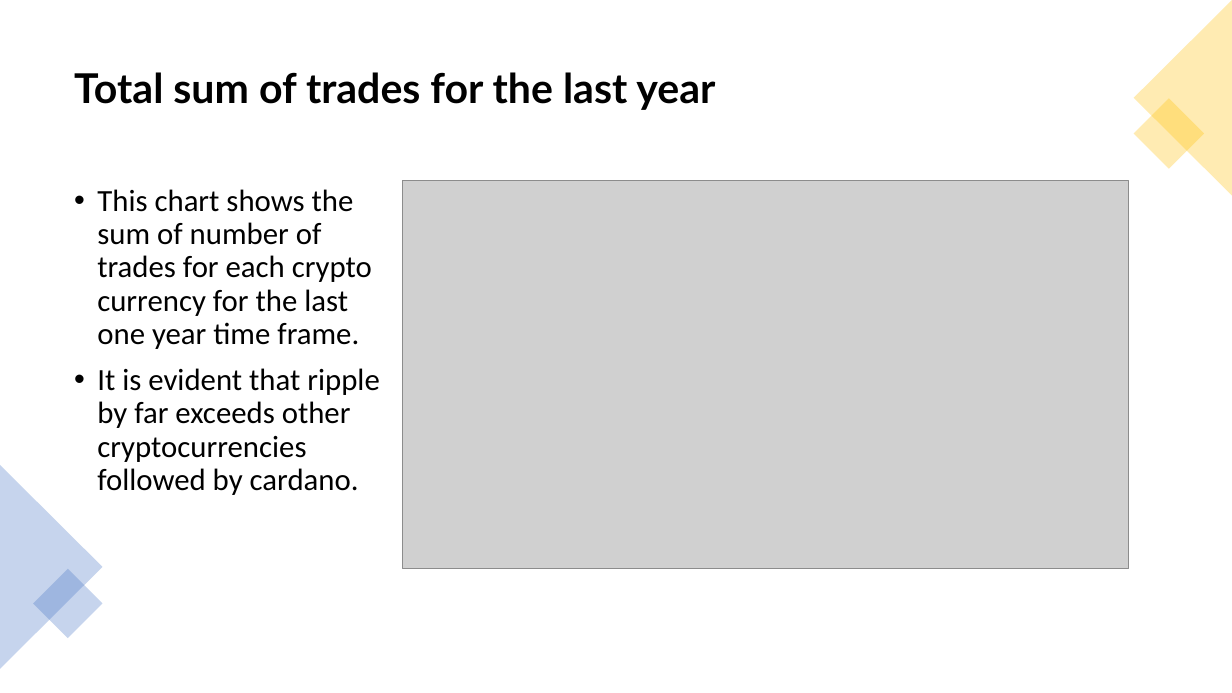
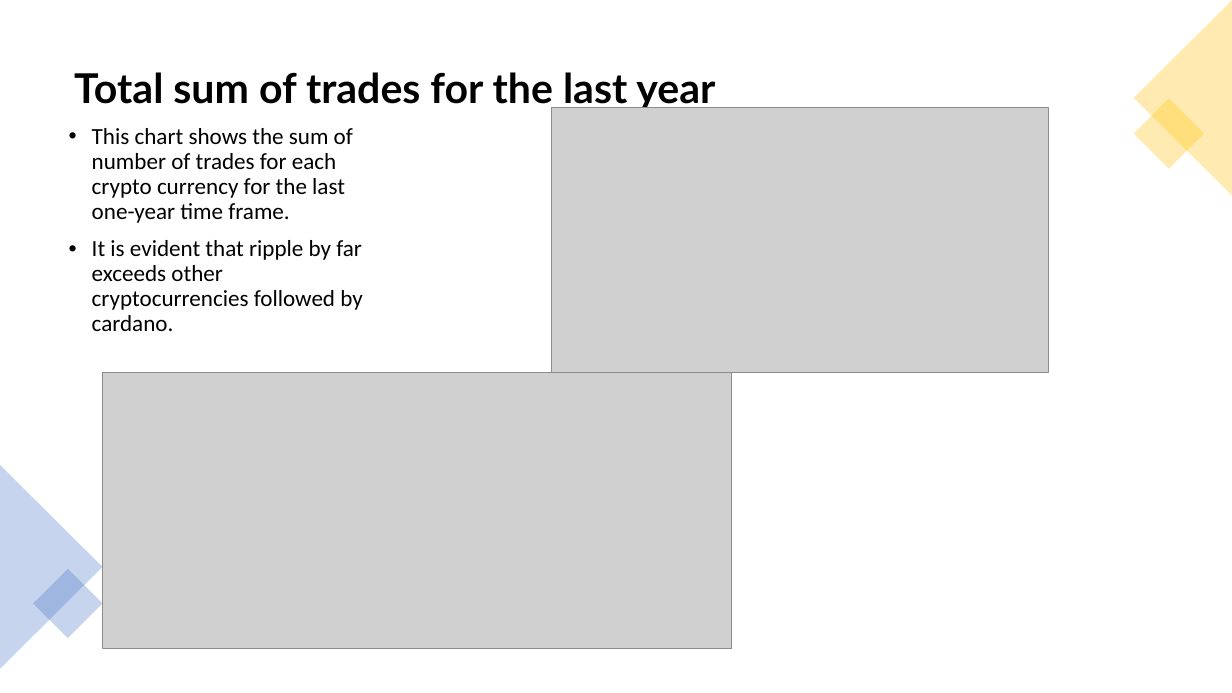
Before and after one commit to Abzraja/cryptocurrency-dashboard, a slide deck: slide 9 of Project 3 Binance.pptx. Drawn at 1232x693 pixels with LibreOffice and Linux fonts; fonts in the diff are those of the drawing; grey boxes stand for pictures. Boxes give left, top, right and bottom in pixels: in the first picture for what was removed or moved away, otherwise in the second. Text is boxed around its words. In the diff, an @@ line names an element or a change of style, - is before the commit and + after.

Commit message:
modified slide 9

```diff
--- a/Project 3 Binance.pptx
+++ b/Project 3 Binance.pptx
@@ text "This chart shows the sum ...": place and size @@
-text "This chart shows the sum ..." at (97, 189, 379, 495)
+text "This chart shows the sum ..." at (92, 128, 362, 331)
@@ picture: place and size @@
-picture at (403, 180, 1129, 568)
+picture at (552, 107, 1049, 372)
@@ text at (92, 128, 353, 223): text changed; size 24 to 18 pt @@
-• This chart shows the sum of number of trades for each crypto currency for the last one year time frame.
+• This chart shows the sum of number of trades for each crypto currency for the last one-year time frame.
@@ text at (92, 240, 362, 331): size 24 to 18 pt in "It is evident that ripple by far ..." @@
@@ picture added at (103, 372, 732, 648) @@
```
